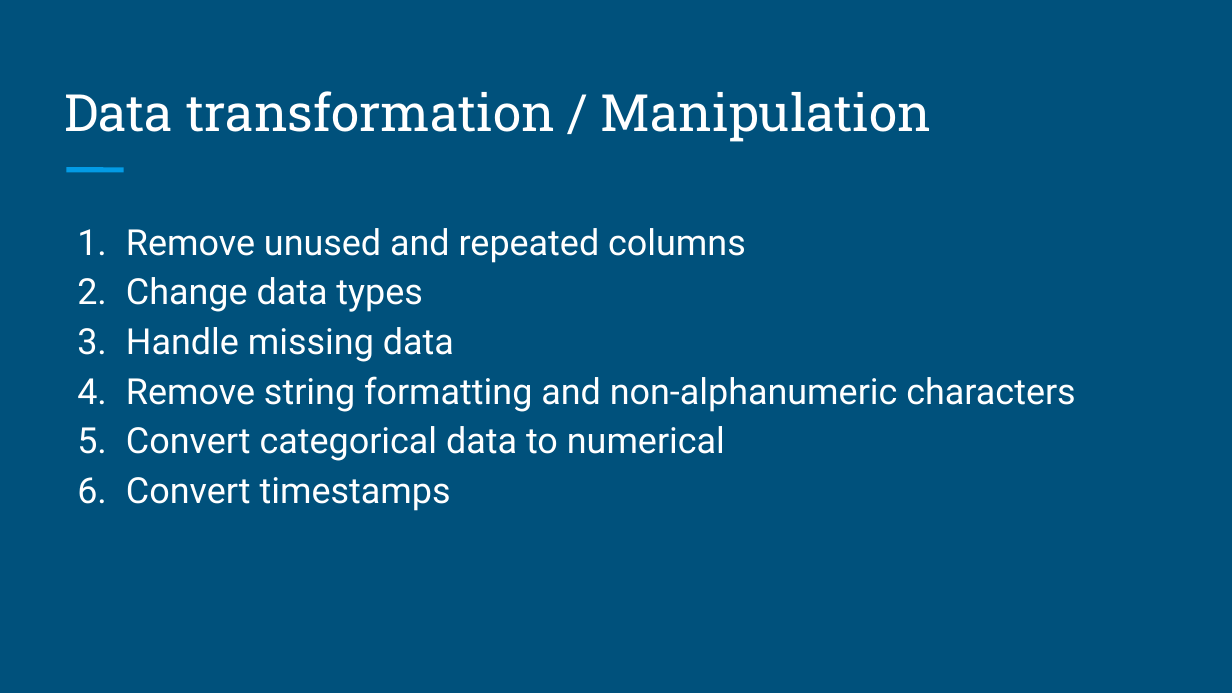
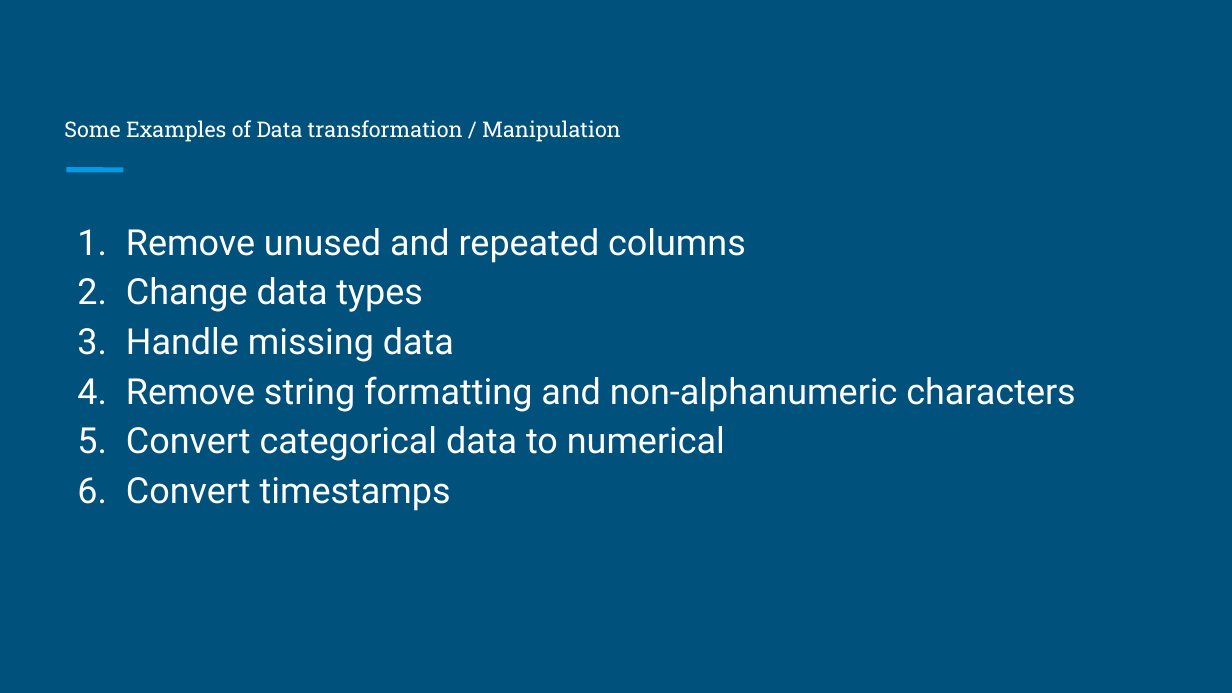
Before and after one commit to brandonyph/APB-Workshop-DataAnalyticsEssentials, a slide deck: slide 3 of Week4-Data-Import-and-Transformation/Week 4-Data Transformation.pptx (slide 2 before the commit). Drawn at 1232x693 pixels with LibreOffice and Linux fonts; fonts in the diff are those of the drawing. Boxes give left, top, right and bottom in pixels: in the first picture for what was removed or moved away, otherwise in the second. Text is boxed around its words. In the diff, an @@ line names an element or a change of style, - is before the commit and + after.

```diff
--- a/Week4-Data-Import-and-Transformation/Week 4-Data Transformation.pptx
+++ b/Week4-Data-Import-and-Transformation/Week 4-Data Transformation.pptx
@@ text at [64, 120, 621, 142]: text changed; size 30 to 12.6 pt @@
-Data transformation / Manipulation
+Some Examples of Data transformation / Manipulation
```
Also in this commit, not shown: 5 other slides changed, 5 slides added, 1 slide removed.
